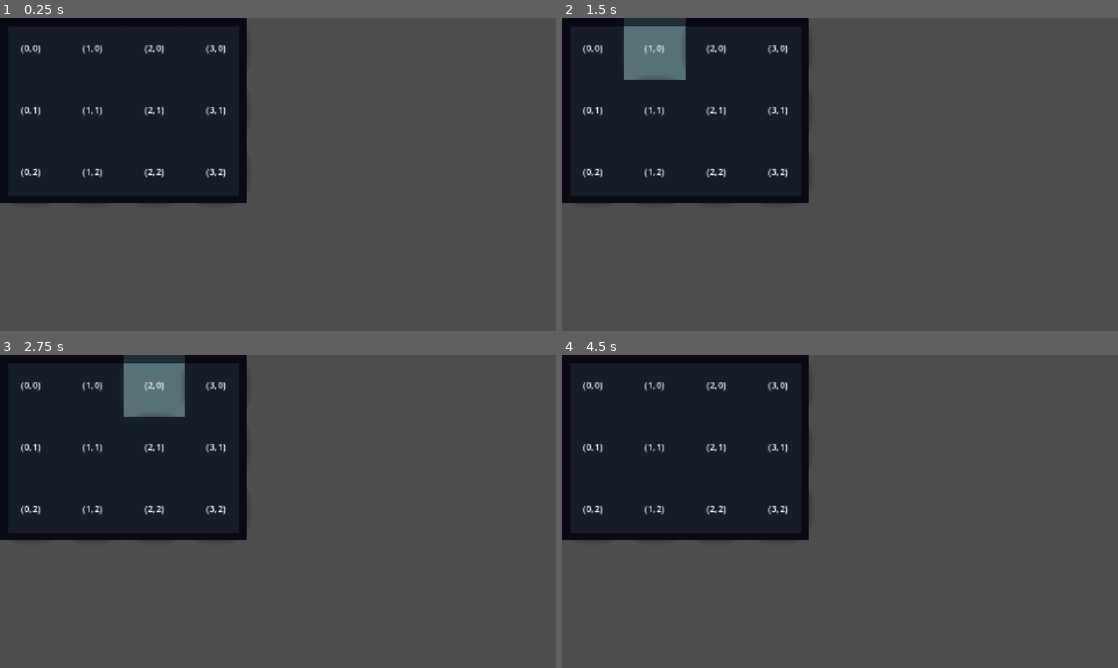
Above: before the commit, frames 1-4 (two rows, left to right).
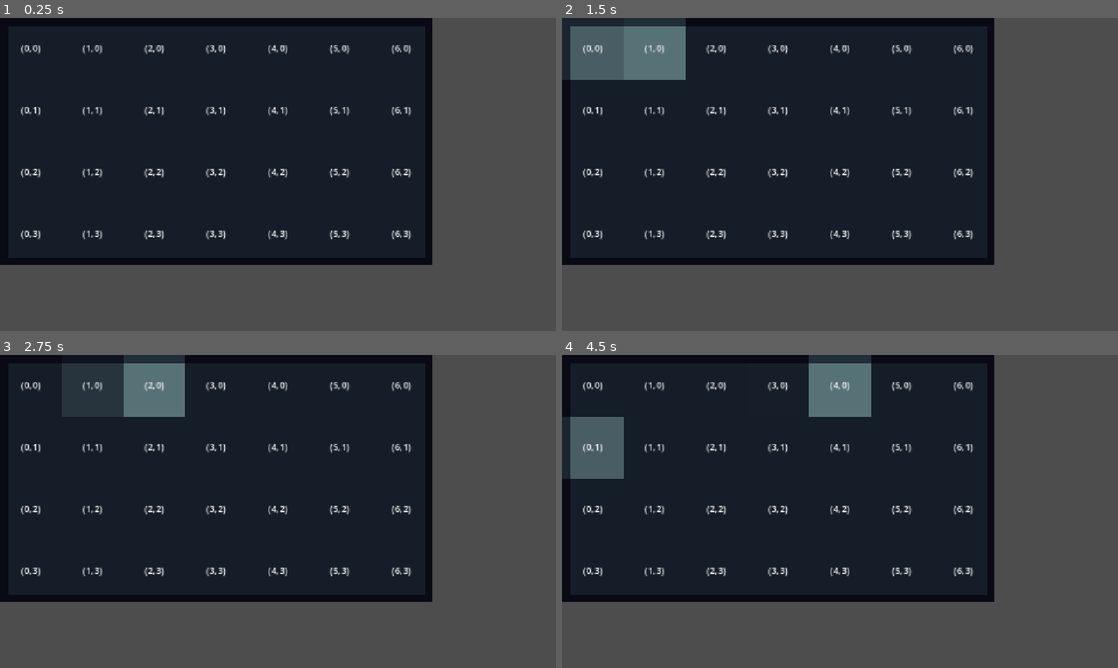
Above: after the commit, the same moments.

Repository: Froggo05/inventory-demo
Game: Godot game, scene res://Scenes/test_scene.tscn
Two runs of this game, one before a commit and one after it. Both use one fixed random seed, a clock stepped at 60 frames per second and the inputs below.
Inputs (mouse positions are in pixels of both pictures, inside the frame that each line leads up to):
- Up to frame 1 (0.25 s): no input
- Up to frame 2 (1.5 s): click "(0, 0)" at 0.5 s; click "(1, 0)" at 1.25 s
- Up to frame 3 (2.75 s): click "(2, 0)" at 2 s
- Up to frame 4 (4.5 s): click "(3, 0)" at 2.75 s; click "(0, 1)" at 3.5 s; click (840, 386) at 4.25 s, where only the run after the commit has a clickable "(4, 0)"

The runs differ from the first frame. In frame 1, 35% of the frame differs, in the area x 0-78%, y 0-79%; in frame 2, 37%; in frame 3, 35%; in frame 4, 37%.

Commit message:
Started working on an anti-slot system for identifying  if an item could be placed in X position in the inventory

Diff:
--- /dev/null
+++ b/Scenes/UI.tscn
@@ -0,0 +1,16 @@
+[gd_scene format=3 uid="uid://ce3twu7plydoh"]
+
+[ext_resource type="Script" uid="uid://ba5hv3cqbh8m3" path="res://Scripts/ui.gd" id="1_nxvpl"]
+[ext_resource type="PackedScene" uid="uid://tkofxeb5hbe6" path="res://Scenes/inventory.tscn" id="1_w371h"]
+
+[node name="UI" type="Control" unique_id=1702278730]
+layout_mode = 3
+anchors_preset = 15
+anchor_right = 1.0
+anchor_bottom = 1.0
+grow_horizontal = 2
+grow_vertical = 2
+script = ExtResource("1_nxvpl")
+
+[node name="Inventory" parent="." unique_id=718738191 instance=ExtResource("1_w371h")]
+layout_mode = 1
--- /dev/null
+++ b/Scenes/anti_slot.tscn
@@ -0,0 +1,18 @@
+[gd_scene format=3 uid="uid://chrmq1ooagpp"]
+
+[ext_resource type="Script" uid="uid://m2rvs2gdemuf" path="res://Scripts/anti_slot.gd" id="1_7s20f"]
+
+[sub_resource type="CanvasTexture" id="CanvasTexture_7s20f"]
+
+[node name="AntiSlot" type="Node2D" unique_id=617616409 node_paths=PackedStringArray("placementConfirmation")]
+script = ExtResource("1_7s20f")
+placementConfirmation = NodePath("PlacementConfirmation")
+
+[node name="PlacementConfirmation" type="TextureRect" parent="." unique_id=725043784]
+modulate = Color(1, 1, 1, 0)
+offset_left = -4.0
+offset_top = -4.0
+offset_right = -3.0
+offset_bottom = -3.0
+scale = Vector2(8, 8)
+texture = SubResource("CanvasTexture_7s20f")
--- a/Scenes/inventory.tscn
+++ b/Scenes/inventory.tscn
@@ -1,8 +1,9 @@
 [gd_scene format=3 uid="uid://tkofxeb5hbe6"]
 
 [ext_resource type="Script" uid="uid://c4emdbk5bgyup" path="res://Scripts/item_grid.gd" id="1_k5gp2"]
+[ext_resource type="Script" uid="uid://dcvho74542bqw" path="res://Scripts/inventory.gd" id="1_yxepq"]
 
-[node name="Inventory" type="Control" unique_id=718738191]
+[node name="Inventory" type="Control" unique_id=718738191 node_paths=PackedStringArray("InventoryGrid")]
 layout_mode = 3
 anchors_preset = 15
 anchor_right = 1.0
@@ -11,6 +12,8 @@
 grow_vertical = 2
 size_flags_horizontal = 3
 size_flags_vertical = 3
+script = ExtResource("1_yxepq")
+InventoryGrid = NodePath("ItemGrid")
 
 [node name="ItemGrid" type="GridContainer" parent="." unique_id=1752849925]
 layout_mode = 1
@@ -19,5 +22,5 @@
 theme_override_constants/v_separation = 0
 columns = 6
 script = ExtResource("1_k5gp2")
-InventorySize = Vector2i(4, 3)
+InventorySize = Vector2i(7, 4)
 ButtonScale = 24.0
--- a/Scenes/item.tscn
+++ b/Scenes/item.tscn
@@ -1,6 +1,15 @@
 [gd_scene format=3 uid="uid://c681mrvm6ivda"]
 
 [ext_resource type="Script" uid="uid://d3wvgt1cvbetr" path="res://Scripts/item.gd" id="1_ys0gr"]
+[ext_resource type="Script" uid="uid://bet3qcju1ttno" path="res://Scripts/AttributesResource.gd" id="2_76mu4"]
+[ext_resource type="PackedScene" uid="uid://chrmq1ooagpp" path="res://Scenes/anti_slot.tscn" id="3_u06aw"]
+
+[sub_resource type="Resource" id="Resource_j5x6h"]
+script = ExtResource("2_76mu4")
+metadata/_custom_type_script = "uid://bet3qcju1ttno"
 
 [node name="Item" type="Node2D" unique_id=1501604782]
 script = ExtResource("1_ys0gr")
+attributes = SubResource("Resource_j5x6h")
+
+[node name="AntiSlot" parent="." unique_id=617616409 instance=ExtResource("3_u06aw")]
--- a/Scenes/slotButton.tscn
+++ b/Scenes/slotButton.tscn
@@ -4,7 +4,8 @@
 [ext_resource type="Texture2D" uid="uid://bvdwf1xp3kq3h" path="res://Assets/Textures/InventorySlotTileSet2.png" id="2_ebcs1"]
 [ext_resource type="Texture2D" uid="uid://cqs2b58tsu0ht" path="res://Assets/Textures/InventorySlotTileSet1.png" id="3_qma5i"]
 
-[node name="Button" type="Button" unique_id=2138346232 node_paths=PackedStringArray("TextureDict", "label")]
+[node name="Slot" type="Button" unique_id=2138346232 node_paths=PackedStringArray("TextureDict", "label")]
+self_modulate = Color(1, 1, 1, 0)
 offset_left = -4.0
 offset_top = -4.0
 offset_right = 4.0
--- a/Scenes/test_scene.tscn
+++ b/Scenes/test_scene.tscn
@@ -1,6 +1,6 @@
 [gd_scene format=3 uid="uid://b3611y4cbwr2o"]
 
-[ext_resource type="PackedScene" uid="uid://tkofxeb5hbe6" path="res://Scenes/inventory.tscn" id="1_3dogw"]
+[ext_resource type="PackedScene" uid="uid://ce3twu7plydoh" path="res://Scenes/UI.tscn" id="1_3dogw"]
 
 [node name="TestScene" type="Control" unique_id=1236477037]
 layout_mode = 3
@@ -10,7 +10,5 @@
 grow_horizontal = 2
 grow_vertical = 2
 
-[node name="Inventory" parent="." unique_id=718738191 instance=ExtResource("1_3dogw")]
+[node name="UI" parent="." unique_id=1702278730 instance=ExtResource("1_3dogw")]
 layout_mode = 1
-size_flags_horizontal = 3
-size_flags_vertical = 3
--- /dev/null
+++ b/Scripts/AttributesResource.gd
@@ -0,0 +1,17 @@
+class_name ItemAttributes extends Resource
+
+#-----enums-----
+
+#-----sub-components-----
+
+#-----signals-----
+
+#-----variables-----
+@export var value: int = 1
+@export var effects: Dictionary[String, String]
+@export var playable: bool = false
+#-----private-----
+
+#-----public-----
+
+#-----signal responses-----
--- /dev/null
+++ b/Scripts/GlobalVars.gd
@@ -0,0 +1,15 @@
+extends Node
+#-----enums-----
+
+#-----sub-components-----
+
+#-----signals-----
+
+#-----variables-----
+
+#-----private-----
+
+#-----public-----
+var SelectedItem: Item
+
+#-----signal responses-----
--- /dev/null
+++ b/Scripts/anti_slot.gd
@@ -0,0 +1,30 @@
+class_name AntiSlot extends Node2D
+
+#-----enums-----
+
+#-----sub-components-----
+@export var placementConfirmation: TextureRect
+#-----signals-----
+
+#-----variables-----
+var canSeat: bool = false
+var inventoryPosition: Vector2i= Vector2.ZERO
+var positionInItem: Vector2i
+var placementConfirmationColour: Color:
+	set(value):
+		return
+	get():
+		if canSeat:
+			return Color(0, 0.39215687, 0, 0.5)
+		else:
+			return Color(0.54509807, 0, 0, 0.5)
+
+#-----private-----
+func _checkPosition()->void:
+
+	canSeat = true
+	canSeat = false
+
+#-----public-----
+
+#-----signal responses-----
--- /dev/null
+++ b/Scripts/drag.gd
@@ -0,0 +1,21 @@
+class_name drag extends Node
+#-----enums-----
+
+#-----sub-components-----
+
+#-----signals-----
+
+#-----variables-----
+var item: Item
+var position: Vector2
+
+#-----private-----
+func _init(targetItem: Item, initialPosition: Vector2) -> void:
+	item = targetItem
+	position = initialPosition
+
+#-----public-----
+func endDrag()->void:
+
+
+#-----signal responses-----
--- /dev/null
+++ b/Scripts/inventory.gd
@@ -0,0 +1,21 @@
+class_name InventoryManager extends Control
+
+#-----enums-----
+
+#-----sub-components-----
+@export var InventoryGrid: InventorySlotGridContainer
+#-----signals-----
+
+#-----variables-----
+var itemsArray: Array = []
+var initialMousePos: Vector2 = Vector2.ZERO
+#-----private-----
+
+#-----public-----
+func addItem(item: Item)->void:
+	itemsArray.append(item)
+
+func _process(delta: float) -> void:
+	if Input.is_action_just_pressed("Leftclick"):
+		initialMousePos
+#-----signal responses-----
--- a/Scripts/item.gd
+++ b/Scripts/item.gd
@@ -1 +1,23 @@
 class_name Item extends Node2D
+
+#-----enums-----
+
+#-----sub-components-----
+
+#-----signals-----
+
+#-----variables-----
+@export var attributes: ItemAttributes
+@export var texture: Texture
+@export var size: Vector2i = Vector2i.ONE
+#-----private-----
+
+#-----public-----
+func getTags()-> Dictionary:
+	var tagDict: Dictionary = {}
+	var attributeList = attributes.get_property_list()
+	for attribute: Dictionary in attributeList:
+		tagDict = {attribute["name"]: attributes.get(attribute["name"])}
+
+	return tagDict
+#-----signal responses-----
--- a/Scripts/slotButton.gd
+++ b/Scripts/slotButton.gd
@@ -1,6 +1,6 @@
 class_name Slot extends Control
+
 #-----enums-----
-
 enum TextureIndex{
 	ERROR = -1,
 	BOX,
@@ -20,20 +20,32 @@
 	HORIZONTAL_TUBE,
 	RIGHT_CUP,
 }
+
 #-----sub-components-----
 @export_category("Sub-Components")
 @export var TextureDict: Dictionary[String,Sprite2D]
 @export var label: Label
+
 #-----signals-----
+
 #-----variables-----
 @export_category("Variables")
 @export var scaleMax: Vector2 = Vector2(5.0, 5.0)
 var tween: Tween
+
 var inventoryCoordinate: Vector2i = Vector2i.ZERO
-var itemContained: Item
+var itemContained: Item:
+	set(value):
+		if value == null:
+			hasItem = false
+		else:
+			hasItem = true
+		return value
+
+var hasItem: bool = false
+
 
 #-----private-----
-
 func _getTextureCoordinate(slotPosition: Vector2i, itemSize:Vector2i)->int:#returns a frame index (int)
 	var minimum: Vector2i = Vector2i.ZERO
 	var maximum: Vector2i = itemSize - Vector2i.ONE
@@ -92,7 +104,7 @@
 #-----public-----
 func updateTexture(slotPosition: Vector2i, itemSize:Vector2i)->void:
 	var textureIndex: int = _getTextureCoordinate(slotPosition, itemSize)
-	print(slotPosition, " Index: ",TextureIndex.find_key(textureIndex))
+	#print(slotPosition, " Index: ",TextureIndex.find_key(textureIndex))
 
 	for texture: String in TextureDict.keys():
 		TextureDict[texture].frame = textureIndex
@@ -100,8 +112,8 @@
 #-----signal responses-----
 func on_mouse_entered() -> void:
 	_resetTween()
-	tween.tween_property(TextureDict["default"], "modulate", Color(1.0, 1.0, 1.0, 0.0), 0.2)
+	tween.parallel().tween_property(TextureDict["default"], "modulate", Color(1.0, 1.0, 1.0, 0.0), 0.1)
 
 func on_mouse_exited() -> void:
 	_resetTween()
-	tween.tween_property(TextureDict["default"], "modulate", Color(1.0, 1.0, 1.0, 1.0), 0.2)
+	tween.parallel().tween_property(TextureDict["default"], "modulate", Color(1.0, 1.0, 1.0, 1.0), 1)
--- /dev/null
+++ b/Scripts/ui.gd
@@ -0,0 +1,14 @@
+extends Control
+#-----enums-----
+
+#-----sub-components-----
+
+#-----signals-----
+
+#-----variables-----
+
+#-----private-----
+
+#-----public-----
+
+#-----signal responses-----
--- a/project.godot
+++ b/project.godot
@@ -15,6 +15,10 @@
 config/features=PackedStringArray("4.7", "Forward Plus")
 config/icon="res://icon.svg"
 
+[autoload]
+
+GlobalVars="*uid://bi8byrfnpwg5c"
+
 [display]
 
 window/stretch/mode="canvas_items"
@@ -24,6 +28,14 @@
 
 script/templates_search_path="res://ScriptTemplates/"
 
+[input]
+
+Leftclick={
+"deadzone": 0.2,
+"events": [Object(InputEventMouseButton,"resource_local_to_scene":false,"resource_name":"","device":-1,"window_id":0,"alt_pressed":false,"shift_pressed":false,"ctrl_pressed":false,"meta_pressed":false,"button_mask":0,"position":Vector2(0, 0),"global_position":Vector2(0, 0),"factor":1.0,"button_index":1,"canceled":false,"pressed":false,"double_click":false,"script":null)
+]
+}
+
 [physics]
 
 3d/physics_engine="Jolt Physics"
Binary file removed: Assets/Textures/InventorySlot.png
Not shown, removed: Assets/Textures/InventorySlot.png.import
Binary file removed: Assets/Textures/InventorySlot2.png
Not shown, removed: Assets/Textures/InventorySlot2.png.import
Binary file removed: Assets/Textures/InventorySlotTileSet.png
Not shown, removed: Assets/Textures/InventorySlotTileSet.png.import
Binary file removed: Assets/Textures/InventorySlotTileSetDefault.png
Not shown, removed: Assets/Textures/InventorySlotTileSetDefault.png.import
Binary file removed: Assets/Textures/InventorySlotTileSetHoveredt.png
Not shown, removed: Assets/Textures/InventorySlotTileSetHoveredt.png.import
Not shown, added: Scripts/AttributesResource.gd.uid
Not shown, added: Scripts/GlobalVars.gd.uid
(and 4 more such lines)
